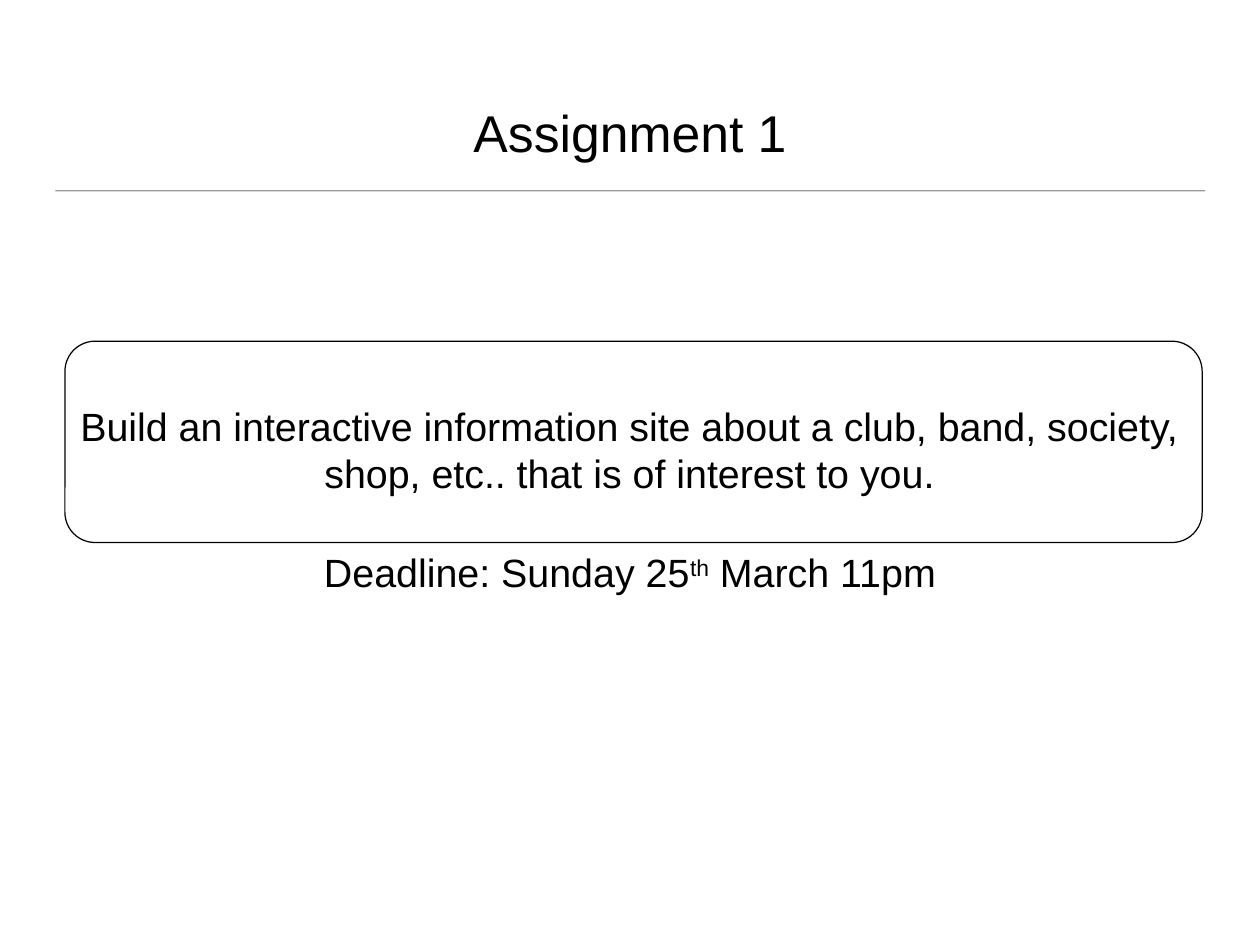
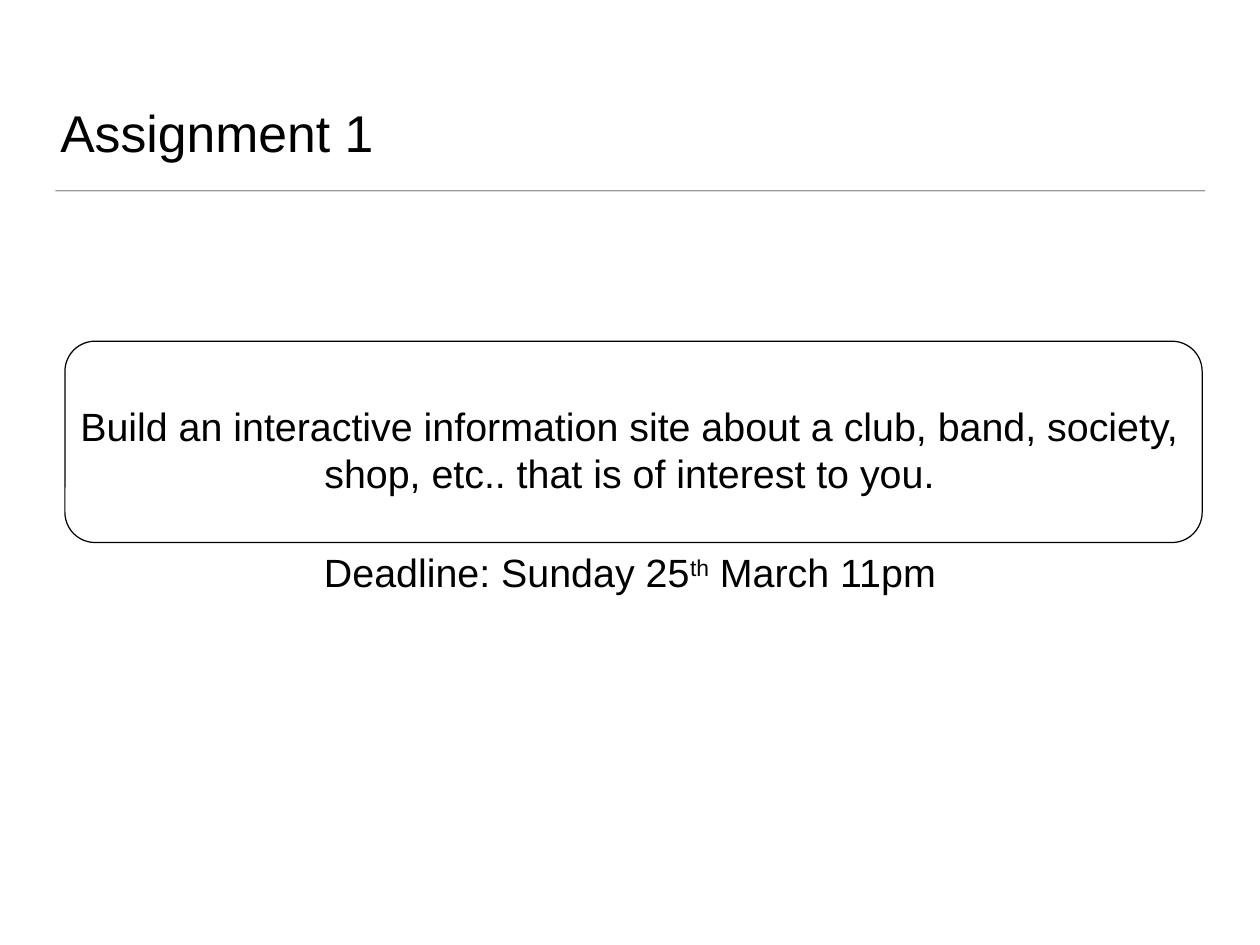
Before and after one commit to mlyngweb1/Website-Development-2-src, a slide deck: slide 2 of topic-00-Assignments/talk-a-assignment-1/assignment-1.ppt. Drawn at 1260x945 pixels with LibreOffice and Linux fonts; fonts in the diff are those of the drawing. Boxes give left, top, right and bottom in pixels: in the first picture for what was removed or moved away, otherwise in the second. Text is boxed around its words. In the diff, an @@ line names an element or a change of style, - is before the commit and + after.

Commit message:
Assignment 2

```diff
--- a/topic-00-Assignments/talk-a-assignment-1/assignment-1.ppt
+++ b/topic-00-Assignments/talk-a-assignment-1/assignment-1.ppt
@@ title "Assignment 1" at box(60, 114, 374, 162): alignment centre to left @@
```
Also in this commit, not shown: 14 other files.
